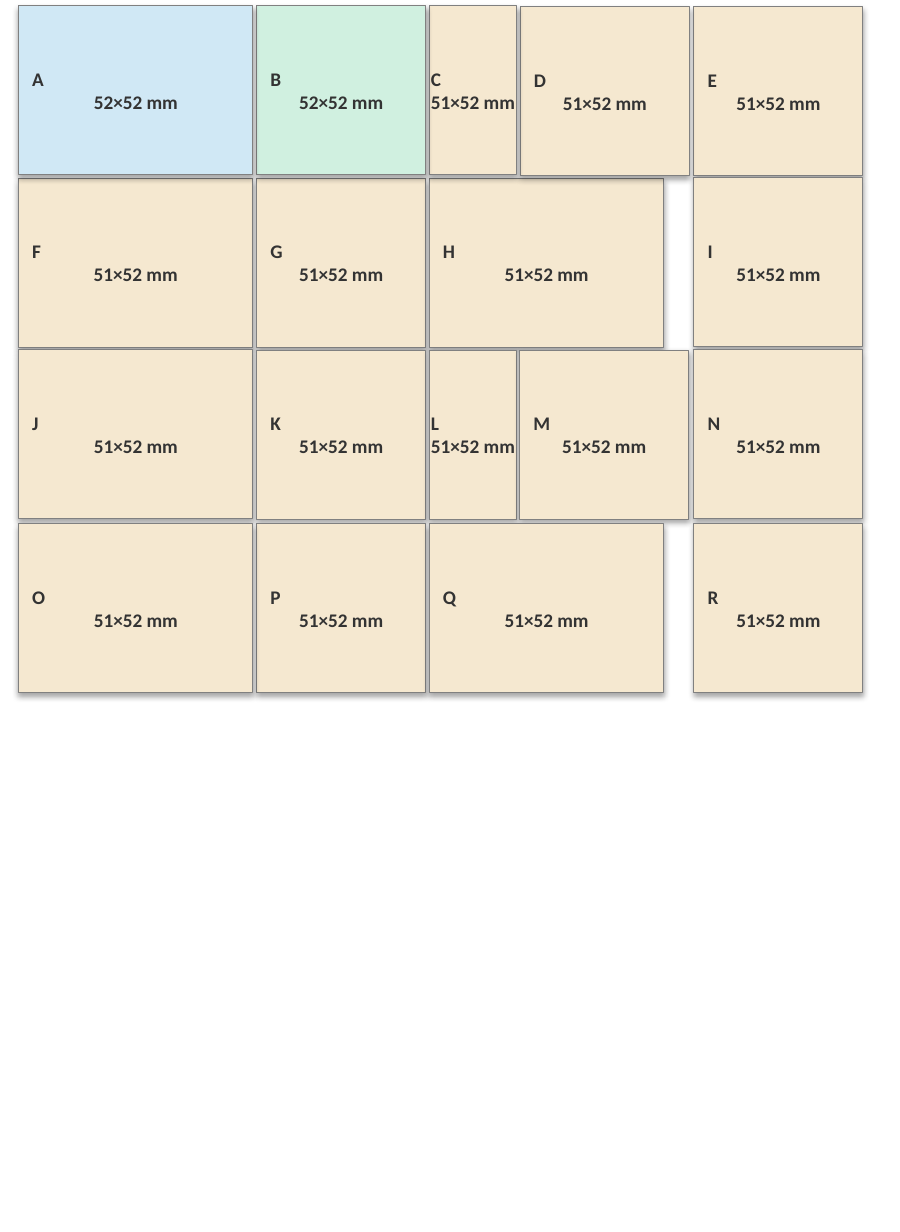
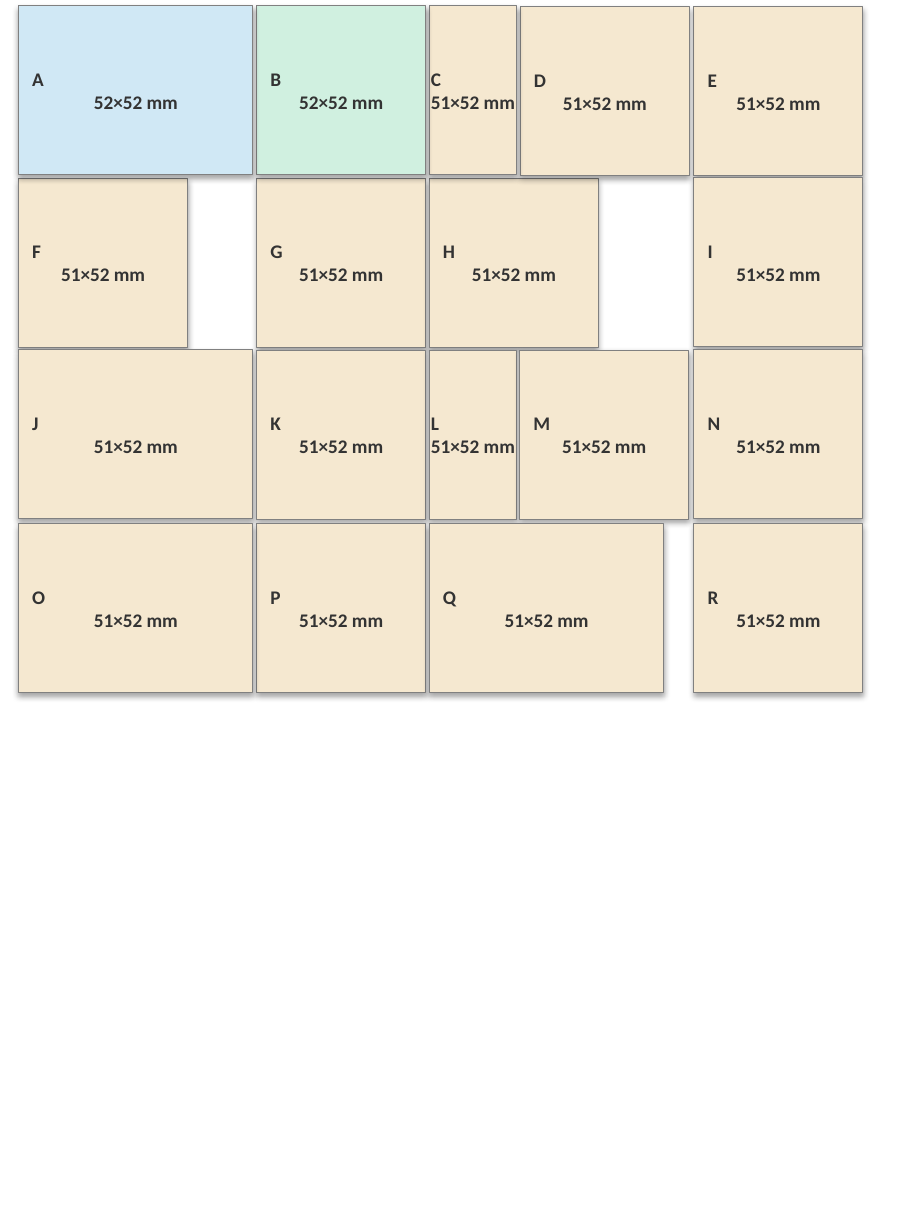
Before and after one commit to lauradriscoll/cosyne2026_adaptive_behavior, a slide deck: slide 1 of figures/fig2/fig2.pptx. Drawn at 900x1232 pixels with LibreOffice and Linux fonts; fonts in the diff are those of the drawing. Boxes give left, top, right and bottom in pixels: in the first picture for what was removed or moved away, otherwise in the second. Text is boxed around its words. In the diff, an @@ line names an element or a change of style, - is before the commit and + after.

```diff
--- a/figures/fig2/fig2.pptx
+++ b/figures/fig2/fig2.pptx
@@ rectangle "F 51×52 mm": place and size @@
-rectangle "F 51×52 mm" at bbox=[18, 179, 252, 348]
+rectangle "F 51×52 mm" at bbox=[18, 179, 187, 348]
@@ rectangle "H 51×52 mm": place and size @@
-rectangle "H 51×52 mm" at bbox=[429, 179, 663, 348]
+rectangle "H 51×52 mm" at bbox=[429, 179, 598, 348]
```
Also in this commit, not shown: 21 other files.
